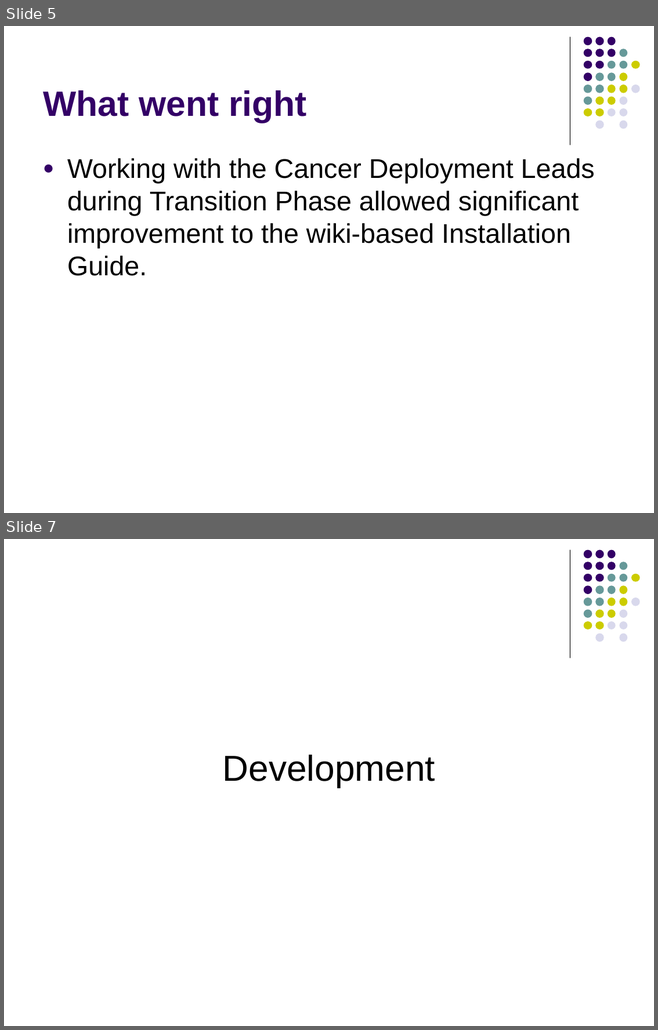
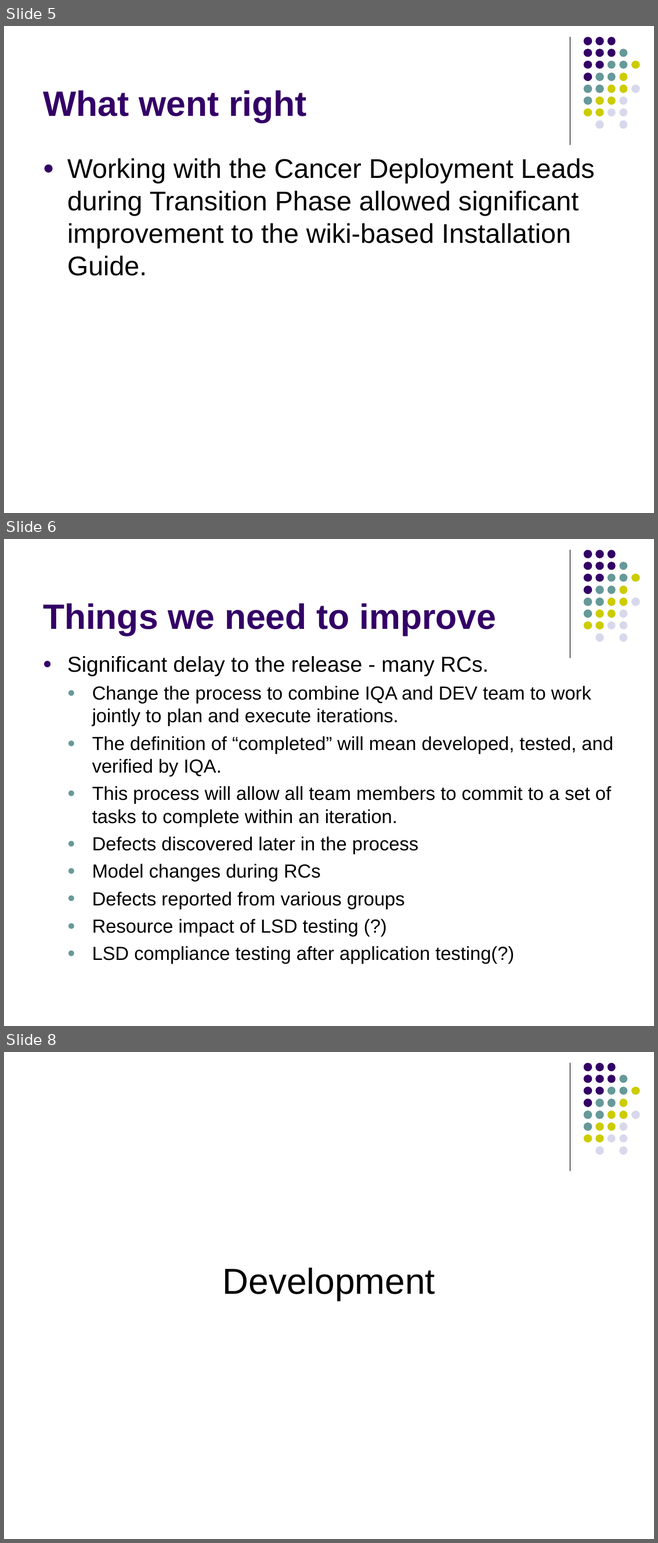
Before and after one commit to NCIP/caarray-docs, a slide deck: project_management/reports/2.3.0_project_portmortem.ppt. Shown one above the other, each under a label of ours: slides 5 and 7 before the commit, slides 5, 6 and 8 after it; the slides between them are not shown. The pictures are 658x1030 and 658x1543 pixels, drawn with LibreOffice and Linux fonts; fonts in the diff are those of the drawing. Boxes give left, top, right and bottom in pixels: in the first picture for what was removed or moved away, otherwise in the second. Text is boxed around its words. In the diff, an @@ line names an element or a change of style, - is before the commit and + after.

```diff
--- a/project_management/reports/2.3.0_project_portmortem.ppt
+++ b/project_management/reports/2.3.0_project_portmortem.ppt
@@ slide 6 added at (x1=4, y1=539, x2=654, y2=1026), background #FFFFFF; not listed: 32 template elements that a slide beside it also shows @@
@@ title added at (x1=43, y1=603, x2=496, y2=636), 39 pt, text #330066, bold @@
+Things we need to improve
@@ text added at (x1=67, y1=656, x2=613, y2=964), 21 pt, text #000000 @@
+● Significant delay to the release - many RCs.
+  ● Change the process to combine IQA and DEV team to work jointly to plan and execute iterations.
+  ● The definition of “completed” will mean developed, tested, and verified by IQA.
+  ● This process will allow all team members to commit to a set of tasks to complete within an iteration.
+  ● Defects discovered later in the process
+  ● Model changes during RCs
+  ● Defects reported from various groups
+  ● Resource impact of LSD testing (?)
+  ● LSD compliance testing after application testing(?)
@@ what was slide 7 is now slide 8 @@
```
Also in this commit, not shown: 5 slides changed, 3 other slides added.
